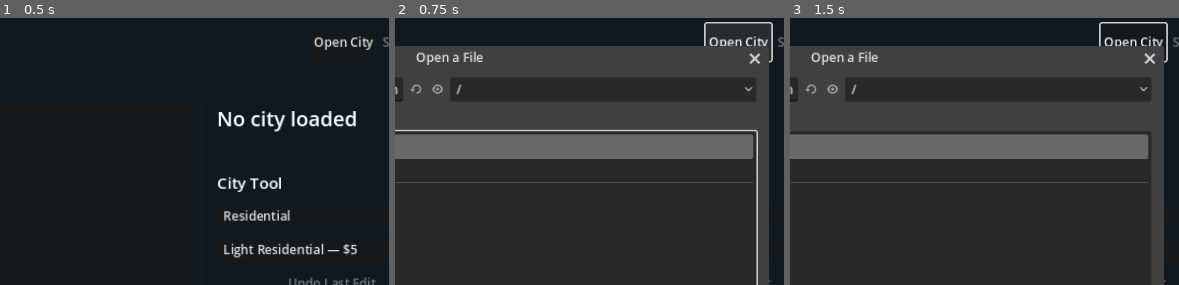
Above: before the commit, frames 1-3 (left to right).
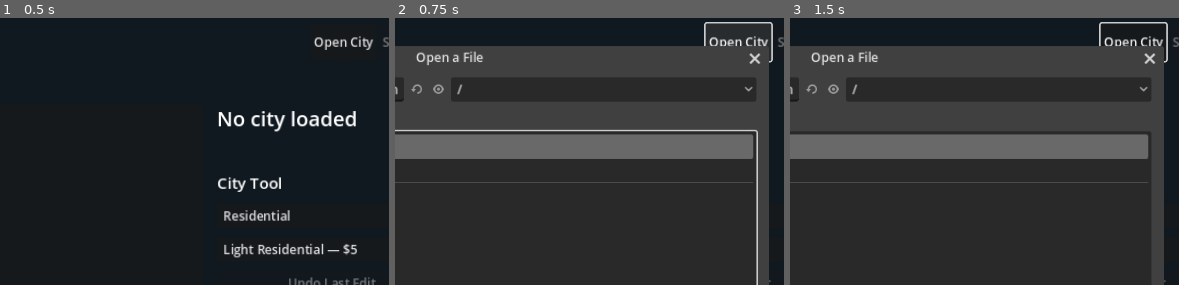
Above: after the commit, the same moments.

Repository: nicholas-ochoa/OpenSC2K
Game: Godot game, scene res://main.tscn
The game is run twice, just before and just after one commit, with the same random seed, the same clock (stepped at 60 frames per second) and the same inputs.
Inputs (mouse positions are % of the whole screen's width and height, from its top left):
- Up to frame 1 (0.5 s): no input
- Up to frame 2 (0.75 s): click "Open City" at 0.5 s
- Up to frame 3 (1.5 s): click (35, 88) at 1.27 s; type "12" at 1.35 s
The pictures show only the part of the screen within x 42-92%, y 0-50%; the shares and areas given below are measured in that part.

Frame 1 is identical in both runs. In frame 2, 0.1% of the frame differs, in the area x 2-18%, y 25-31%; in frame 3, 0.1%.

Commit message:
reset monthly counters

Diff:
--- /dev/null
+++ b/game/src/simulation/month_start_phase.gd
@@ -0,0 +1,29 @@
+class_name MonthStartPhase
+extends RefCounted
+
+const MISC_SIZE := 4800
+const MISC_ZONE_POPULATIONS := 0x05f0
+const ZONE_POPULATION_COUNT := 8
+
+
+static func run(city: CityState) -> Dictionary:
+	if city == null or not city.is_valid():
+		return {"ok": false, "error": "city is invalid"}
+	var misc := city.document.find_chunk("MISC")
+	if misc == null or misc.decoded_payload.size() != MISC_SIZE:
+		return {"ok": false, "error": "MISC is missing or has the wrong size"}
+
+	var changed: PackedByteArray = misc.decoded_payload.duplicate()
+	for index in ZONE_POPULATION_COUNT:
+		_write_u32(changed, MISC_ZONE_POPULATIONS + index * 4, 0)
+	if not misc.set_decoded_payload(changed):
+		return {"ok": false, "error": "cannot clear zone population totals"}
+	return {"ok": true, "cleared_population_fields": ZONE_POPULATION_COUNT, "error": ""}
+
+
+static func _write_u32(data: PackedByteArray, offset: int, value: int) -> void:
+	var encoded := value & 0xffffffff
+	data[offset] = (encoded >> 24) & 0xff
+	data[offset + 1] = (encoded >> 16) & 0xff
+	data[offset + 2] = (encoded >> 8) & 0xff
+	data[offset + 3] = encoded & 0xff
--- a/game/src/simulation/simulation_engine.gd
+++ b/game/src/simulation/simulation_engine.gd
@@ -30,6 +30,12 @@
 	var phase_results: Dictionary = {}
 	for action in schedule.actions:
 		match action:
+			"month_start":
+				var month_start := MonthStartPhase.run(city)
+				if not month_start.ok:
+					return {"ok": false, "error": month_start.error}
+				phase_results[action] = month_start
+				applied.append(action)
 			"power":
 				var power := PowerPhase.run(city, random)
 				if not power.ok:
--- a/game/tests/test_runner.gd
+++ b/game/tests/test_runner.gd
@@ -18,6 +18,7 @@
 const Graphs = preload("res://src/simulation/graph_history.gd")
 const RciDemand = preload("res://src/simulation/rci_demand_phase.gd")
 const EducationHealth = preload("res://src/simulation/education_health_phase.gd")
+const MonthStart = preload("res://src/simulation/month_start_phase.gd")
 const Simulation = preload("res://src/simulation/simulation_engine.gd")
 const Tools = preload("res://src/tools/tool_catalog.gd")
 const Zones = preload("res://src/tools/zone_command.gd")
@@ -60,6 +61,7 @@
 	_test_graph_history(reference_root)
 	_test_rci_demand(reference_root)
 	_test_education_health(reference_root)
+	_test_month_start(reference_root)
 	_test_simulation_engine(reference_root)
 	_test_modified_save(reference_root)
 	_test_map_edits(reference_root)
@@ -423,6 +425,28 @@
 		"Simulation engine applies demand, demographics, and graphs on day 21",
 	)
 	_check(latest.pending.is_empty(), "Day 21 has no unimplemented scheduled phase")
+
+
+func _test_month_start(reference_root: String) -> void:
+	var document := Sc2Document.load_path(reference_root.path_join("DEFAULT.SC2"))
+	var original_values := PackedInt32Array()
+	for index in 8:
+		var value := (index + 1) * 13
+		original_values.append(value)
+		_check(
+			document.set_misc_i32(0x05f0 + index * 4, value),
+			"Month-start fixture sets zone population %d" % index,
+		)
+	_check(document.set_misc_i32(0x05ec, 0x12345678), "Month-start fixture sets preceding data")
+	_check(document.set_misc_i32(0x0610, 0x23456789), "Month-start fixture sets following data")
+	var city := CityModel.from_document(document)
+	var result := MonthStart.run(city)
+	_check(result.ok, "Month-start phase completes: %s" % result.error)
+	_check(result.cleared_population_fields == 8, "Month-start phase reports eight cleared fields")
+	for index in 8:
+		_check(document.misc_i32(0x05f0 + index * 4) == 0, "Month-start clears zone population %d" % index)
+	_check(document.misc_i32(0x05ec) == 0x12345678, "Month-start preserves preceding MISC data")
+	_check(document.misc_i32(0x0610) == 0x23456789, "Month-start preserves following MISC data")
 
 
 func _test_rci_demand(reference_root: String) -> void:
Not shown, added: game/src/simulation/month_start_phase.gd.uid
